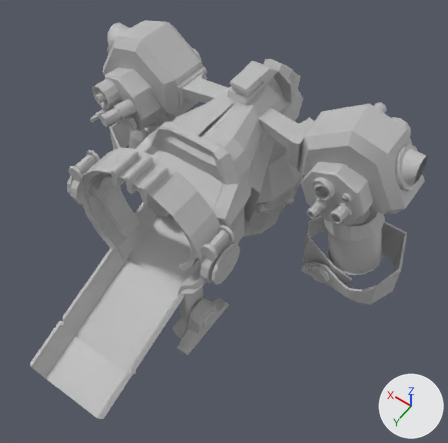
The FBX model New Unity Project/Assets/Models/dank receiver.fbx as it was, and as the next commit left it.
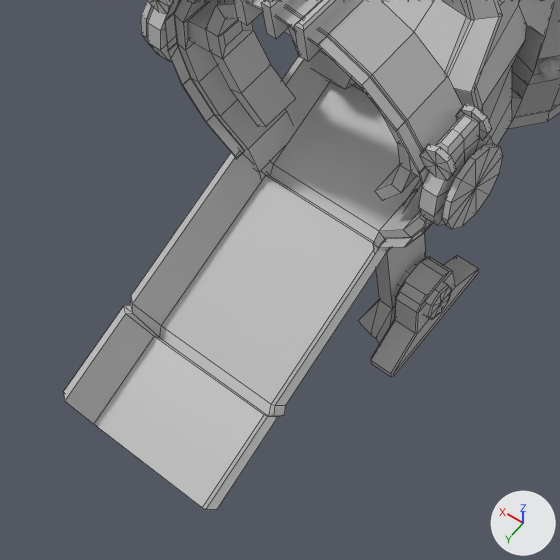
Each version appears first whole from a 50 mm camera at (-0.0445, 0.0709, 0.102) aimed at (-0.0065, 0.0177, 0.0184), and next in a close-up on the part from 0% to 60% of the width and 40% to 100% of the height. Arrows for +X, +Y and +Z are at lower right; the lights stay in place. The close-ups show mesh edges as thin lines. Where no turn or scale is listed for an object, it has been applied to the vertices. Vertices at the same position are counted once.
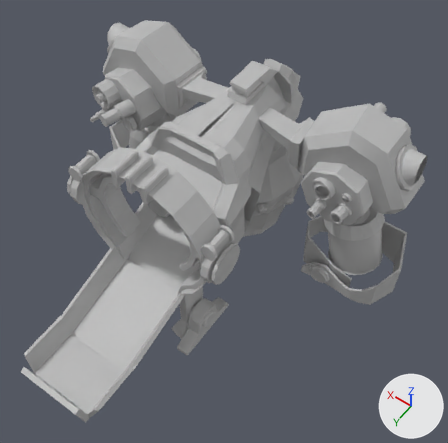
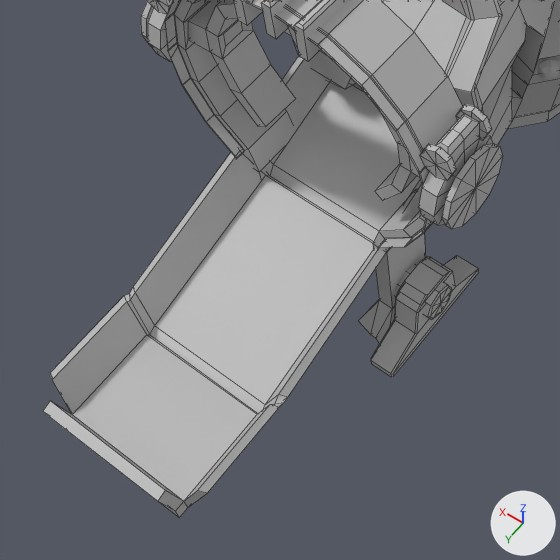
Commit message: Update to receiver + dennis cartoony models

Boxes (x1, y1, x2, y2) around the edits, measured in the close-ups (560 x 560 px):
'pCube11', reshaped: before (64, 56, 422, 510); after (43, 56, 422, 518)
part 1 of me_mesh_046, built on: before (64, 153, 388, 510); after (43, 153, 388, 518)

The change, as a list of edits to the scene's bpy script:
```text
Change me_mesh_046:
    where me_mesh_046.from_pydata(...)  # 64 vertices, 62 faces; spans x -0.0081..0.0083, y -0.0165..0.0171, z -0.0069..0.0102
    verts and faces of me_mesh_046; kept vertices keep their numbers, new ones are numbered from 64
    me_mesh_046 part 1
    add delete_faces([(4, 5, 7, 6)])
    add verts[4] = (-0.006, 0.0176, -0.0016)  # moved, pixel (183, 501)
    add verts[5] = (0.006, 0.0176, -0.0016)  # moved, pixel (72, 414)
    add verts[6] = (-0.006, 0.0176, -0.0031)  # moved, pixel (187, 507)
    add verts[7] = (0.006, 0.0176, -0.0031)  # moved
    add verts[8] = (0.0083, 0.0167, 0.0013)  # moved, pixel (50, 372)
    add verts[12] = (-0.0081, 0.0167, 0.0012)  # moved, pixel (207, 493)
    add verts[10] = (0.0075, 0.0171, 0.0017)  # moved, pixel (52, 379)
    add verts[15] = (-0.0075, 0.0171, 0.0017)  # moved, pixel (197, 490)
    add verts[32] = (0.0075, 0.009, 0.002)  # moved, pixel (126, 301)
    add verts[35] = (-0.0075, 0.009, 0.002)  # moved, pixel (270, 404)
    add verts[33] = (0.006, 0.0093, -0.0013)  # moved, pixel (146, 334)
    add verts[34] = (-0.006, 0.0093, -0.0013)  # moved, pixel (257, 414)
    add verts[36] = (-0.0081, 0.0086, 0.0015)  # moved, pixel (279, 406)
    add verts[37] = (-0.006, 0.0092, -0.0028)  # moved
    add verts[38] = (0.006, 0.0092, -0.0028)  # moved
    add verts[39] = (0.0083, 0.0085, 0.0016)  # moved, pixel (124, 295)
    add verts[40] = (0.0076, 0.0086, 0.0017)  # moved, pixel (130, 300)
    add verts[41] = (0.006, 0.009, -0.0018)  # moved, pixel (149, 334)
    add verts[42] = (-0.0059, 0.0089, -0.0023)  # moved
    add verts[43] = (-0.0074, 0.0084, 0.001)  # moved, pixel (275, 403)
    add verts[44] = (-0.0081, 0.008, 0.0014)  # moved, pixel (284, 402)
    add verts[45] = (-0.006, 0.0087, -0.0032)  # moved
    add verts[46] = (0.006, 0.009, -0.0032)  # moved
    add verts[47] = (0.0083, 0.008, 0.0012)  # moved, pixel (129, 293)
    add verts[48] = (0.0075, 0.008, 0.002)  # moved, pixel (135, 292)
    add verts[51] = (-0.0075, 0.008, 0.002)  # moved, pixel (278, 394)
    add verts[49] = (0.006, 0.0083, -0.0013)  # moved, pixel (154, 325)
    add verts[50] = (-0.006, 0.0083, -0.0013)  # moved, pixel (265, 404)
    add verts[52] = (-0.0081, 0.0076, 0.0016)  # moved, pixel (288, 396)
    add verts[55] = (0.0083, 0.0076, 0.0016)  # moved, pixel (133, 286)
    add verts[53] = (-0.006, 0.0082, -0.0028)  # moved
    add verts[54] = (0.006, 0.0082, -0.0028)  # moved
    add verts[64] = (-0.006, 0.0186, -0.0016)  # pixel (175, 511)
    add verts[65] = (-0.006, 0.0185, -0.0031)  # pixel (179, 517)
    add verts[66] = (-0.006, 0.0185, 0.0025)  # pixel (165, 490)
    add verts[67] = (-0.006, 0.0194, 0.0022)  # pixel (157, 501)
    add for new, old in zip([*range(68, 72)], [*range(64, 68)]): verts[new] = verts[old] + (0.012, 0.0, 0.0)
    add faces += [(64, 68, 69, 65), (66, 70, 71, 67), (5, 7, 69, 68), (6, 65, 69, 7), (4, 64, 65, 6), (4, 5, 70, 66)]
    add faces += [(5, 68, 71, 70), (64, 67, 71, 68), (4, 66, 67, 64)]
```
